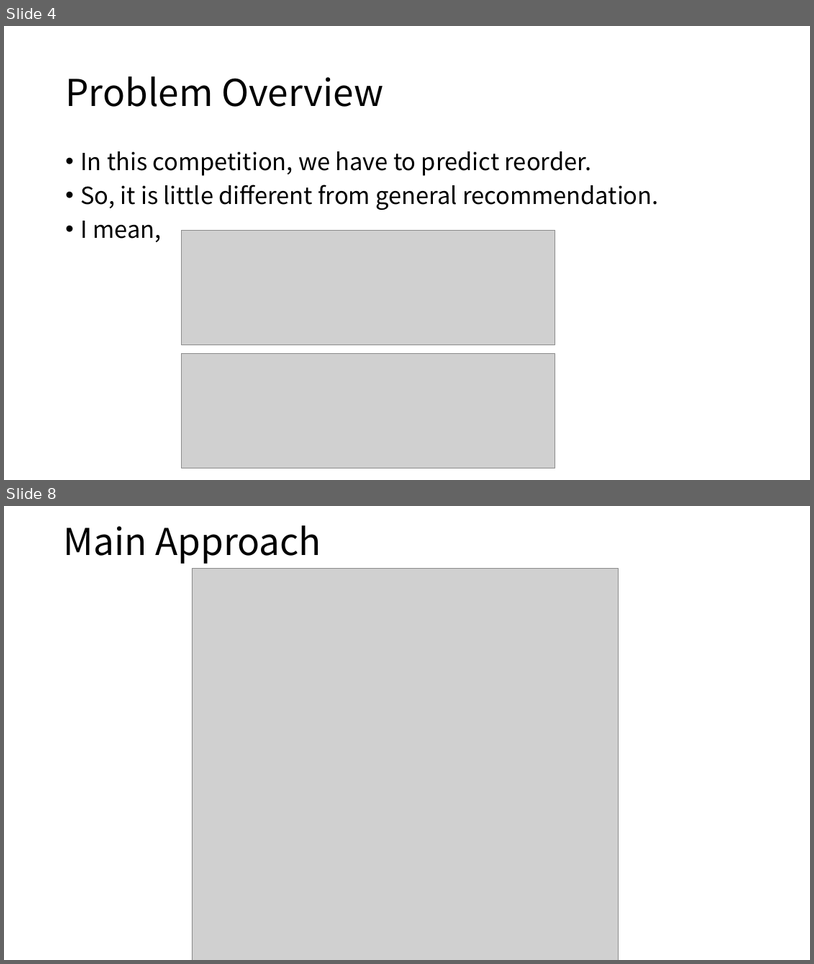
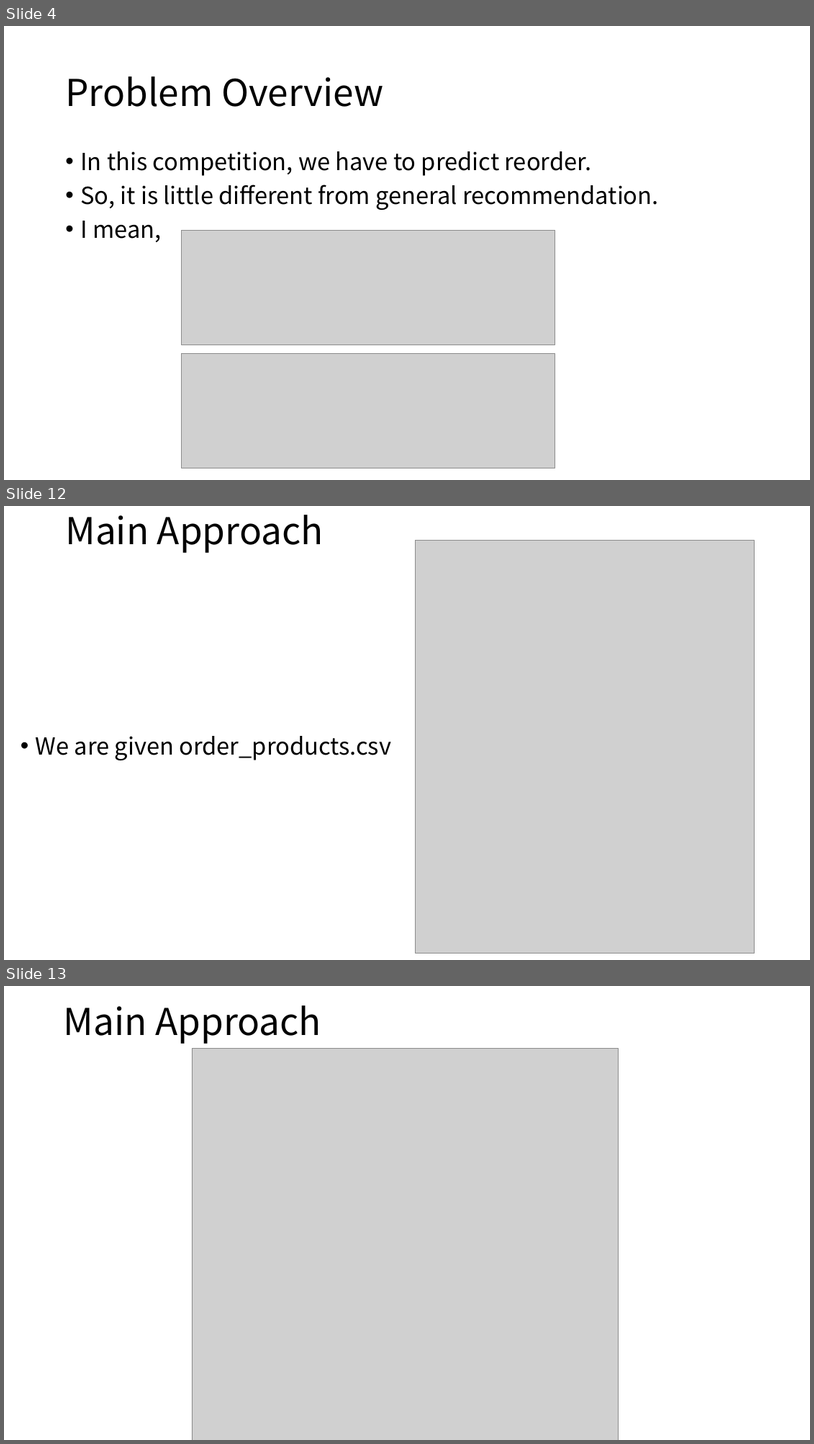
Before and after one commit to KazukiOnodera/Instacart, a slide deck: Instacart 2nd Place Solution.pptx. Shown one above the other, each under a label of ours: slides 4 and 8 before the commit, slides 4, 12 and 13 after it; the slides between them are not shown. The pictures are 814x964 and 814x1444 pixels, drawn with LibreOffice and Linux fonts; fonts in the diff are those of the drawing; grey boxes stand for pictures. Boxes give left, top, right and bottom in pixels: in the first picture for what was removed or moved away, otherwise in the second. Text is boxed around its words. In the diff, an @@ line names an element or a change of style, - is before the commit and + after.

```diff
--- a/Instacart 2nd Place Solution.pptx
+++ b/Instacart 2nd Place Solution.pptx
@@ slide 12 added at (4, 506, 810, 960), background #FFFFFF @@
@@ title added at (65, 515, 324, 553), 44 pt, text #000000 @@
+Main Approach
@@ picture added at (416, 541, 756, 953) @@
@@ text added at (36, 736, 391, 760), 28 pt, text #000000 @@
+• We are given order_products.csv
@@ what was slide 8 is now slide 13 @@
```
Also in this commit, not shown: 4 slides changed, 3 other slides added.
